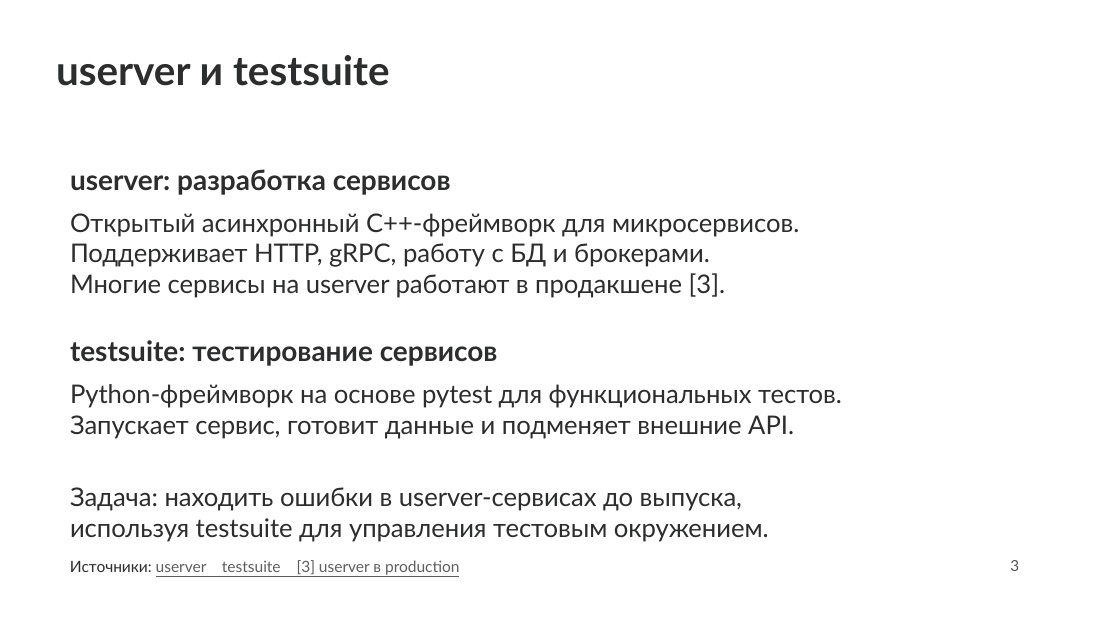
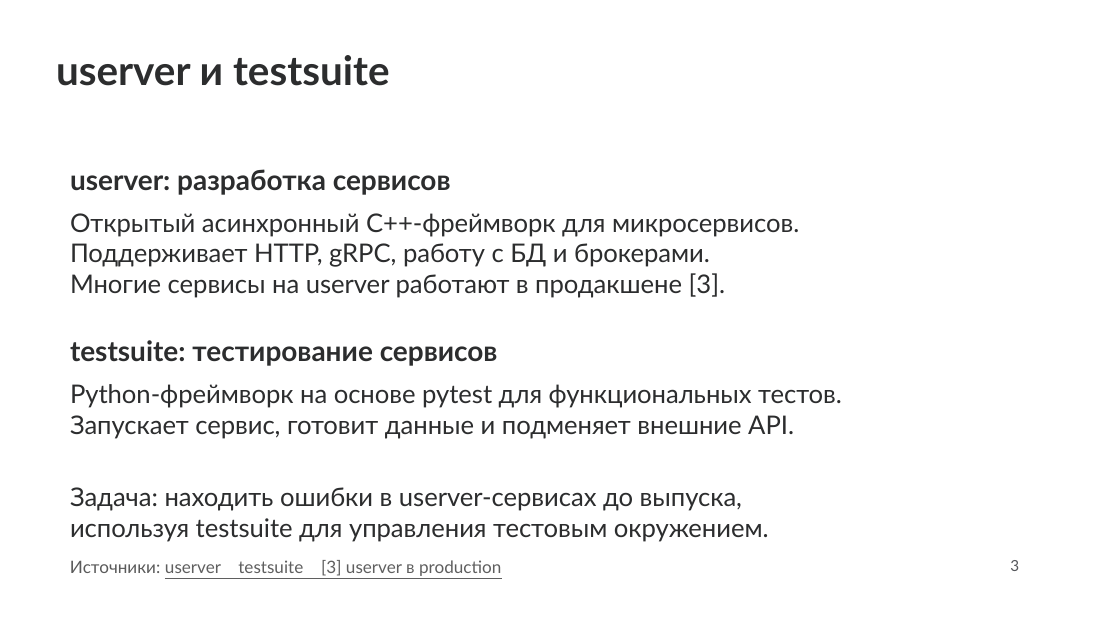
Before and after one commit to Malevrovich/userver-fuzzing, a slide deck: slide 3 of docs/presentation/project.pptx. Drawn at 1120x630 pixels with LibreOffice and Linux fonts; fonts in the diff are those of the drawing; background and template pictures are left out. Boxes give left, top, right and bottom in pixels: in the first picture for what was removed or moved away, otherwise in the second. Text is boxed around its words. In the diff, an @@ line names an element or a change of style, - is before the commit and + after.

```diff
--- a/docs/presentation/project.pptx
+++ b/docs/presentation/project.pptx
@@ text "Источники: userver testsuite [3] userver ..." at [70, 560, 501, 576]: size 10 to 11 pt; text colour #2C2D2E to #5A5A5A in "Источники:" @@
```
Also in this commit, not shown: 1 other slide changed, 1 other file.
